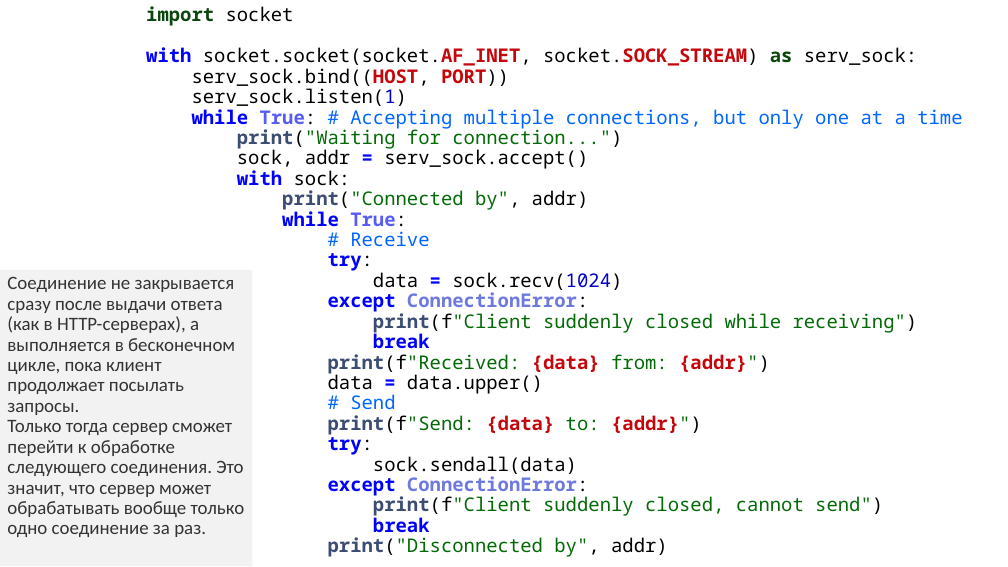
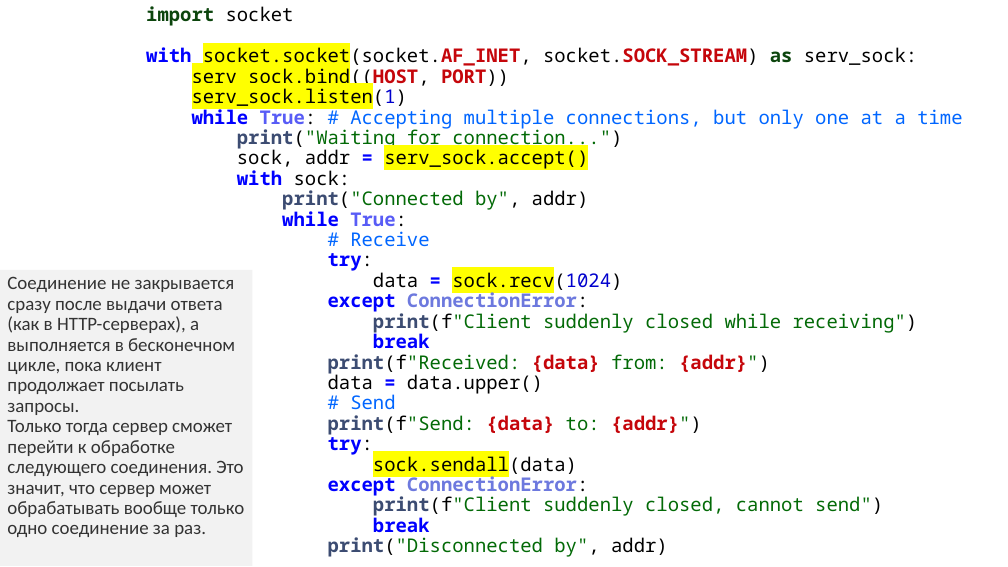
Before and after one commit to xtrueman/network_programming, a slide deck: slide 24 of Sockets.pptx. Drawn at 1008x567 pixels with LibreOffice and Linux fonts; fonts in the diff are those of the drawing. Boxes give left, top, right and bottom in pixels: in the first picture for what was removed or moved away, otherwise in the second. Text is boxed around its words. In the diff, an @@ line names an element or a change of style, - is before the commit and + after.

Commit message:
WIP Sockets

```diff
--- a/Sockets.pptx
+++ b/Sockets.pptx
@@ text "import socket with socket.socket(socket.AF_INET, socket.SOCK ..." at box(146, 6, 962, 557): highlight none to #FFFF00 in "socket.socket(socket.AF_INET, serv_sock.bind((HOST, serv_soc ..." @@
```
Also in this commit, not shown: 15 other slides changed, 1 slide added, 3 other files.
